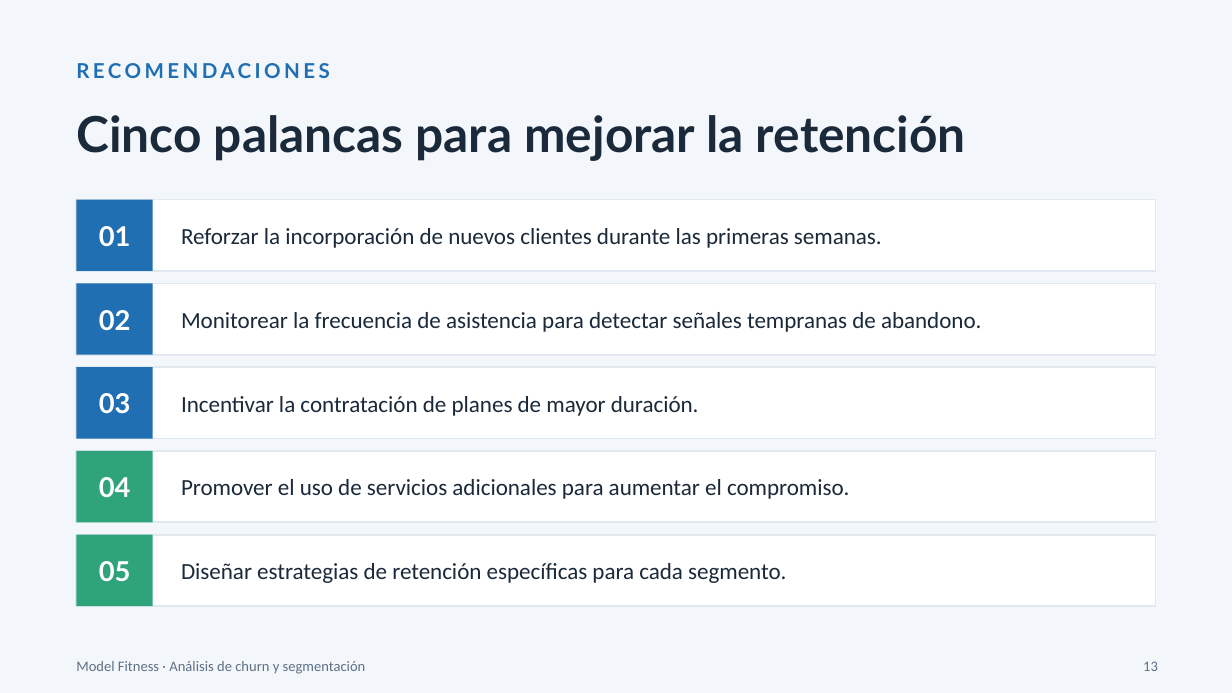
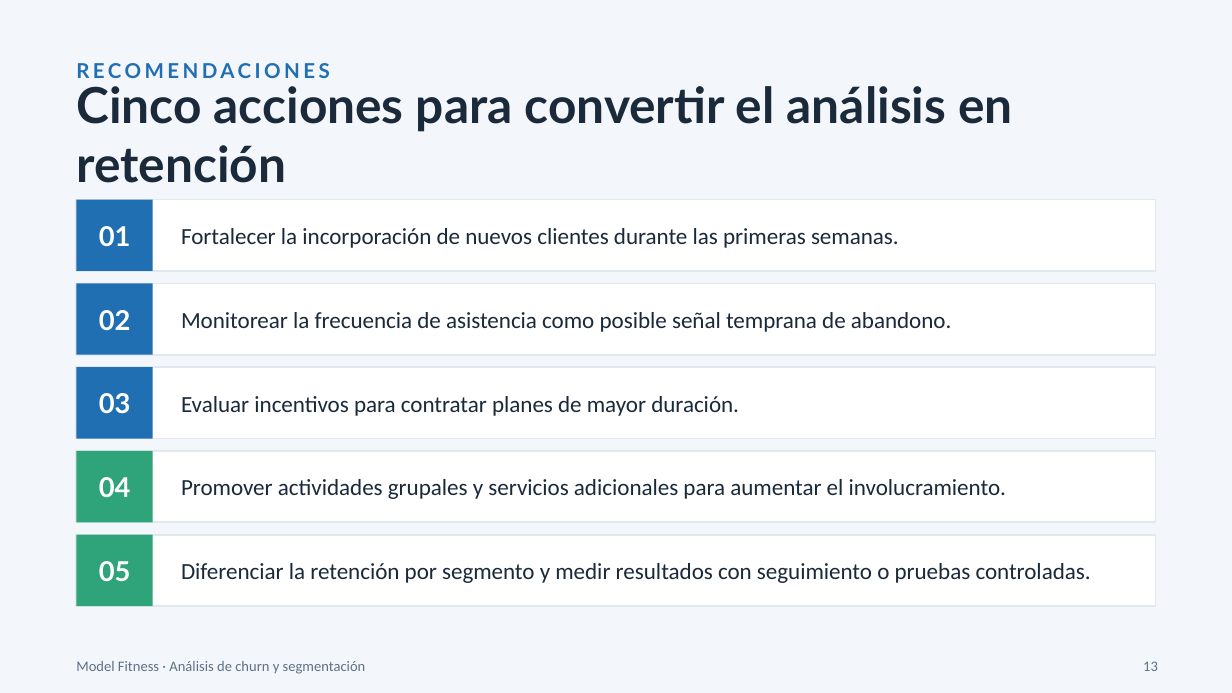
Before and after one commit to Fernando-a19/model_fitness_churn_analysis, a slide deck: slide 13 of docs/Analisís de cancelación.pptx. Drawn at 1232x693 pixels with LibreOffice and Linux fonts; fonts in the diff are those of the drawing. Boxes give left, top, right and bottom in pixels: in the first picture for what was removed or moved away, otherwise in the second. Text is boxed around its words. In the diff, an @@ line names an element or a change of style, - is before the commit and + after.

```diff
--- a/docs/Analisís de cancelación.pptx
+++ b/docs/Analisís de cancelación.pptx
@@ title at [76,86,1012,183]: text changed @@
-Cinco palancas para mejorar la retención
+Cinco acciones para convertir el análisis en retención
@@ text at [181,228,899,248]: text changed @@
-Reforzar la incorporación de nuevos clientes durante las primeras semanas.
+Fortalecer la incorporación de nuevos clientes durante las primeras semanas.
@@ text at [181,312,951,332]: text changed @@
-Monitorear la frecuencia de asistencia para detectar señales tempranas de abandono.
+Monitorear la frecuencia de asistencia como posible señal temprana de abandono.
@@ text at [181,396,739,416]: text changed @@
-Incentivar la contratación de planes de mayor duración.
+Evaluar incentivos para contratar planes de mayor duración.
@@ text at [181,479,1006,499]: text changed @@
-Promover el uso de servicios adicionales para aumentar el compromiso.
+Promover actividades grupales y servicios adicionales para aumentar el involucramiento.
@@ text at [181,563,1091,583]: text changed @@
-Diseñar estrategias de retención específicas para cada segmento.
+Diferenciar la retención por segmento y medir resultados con seguimiento o pruebas controladas.
```
Also in this commit, not shown: 13 other slides changed, 3 other files.
